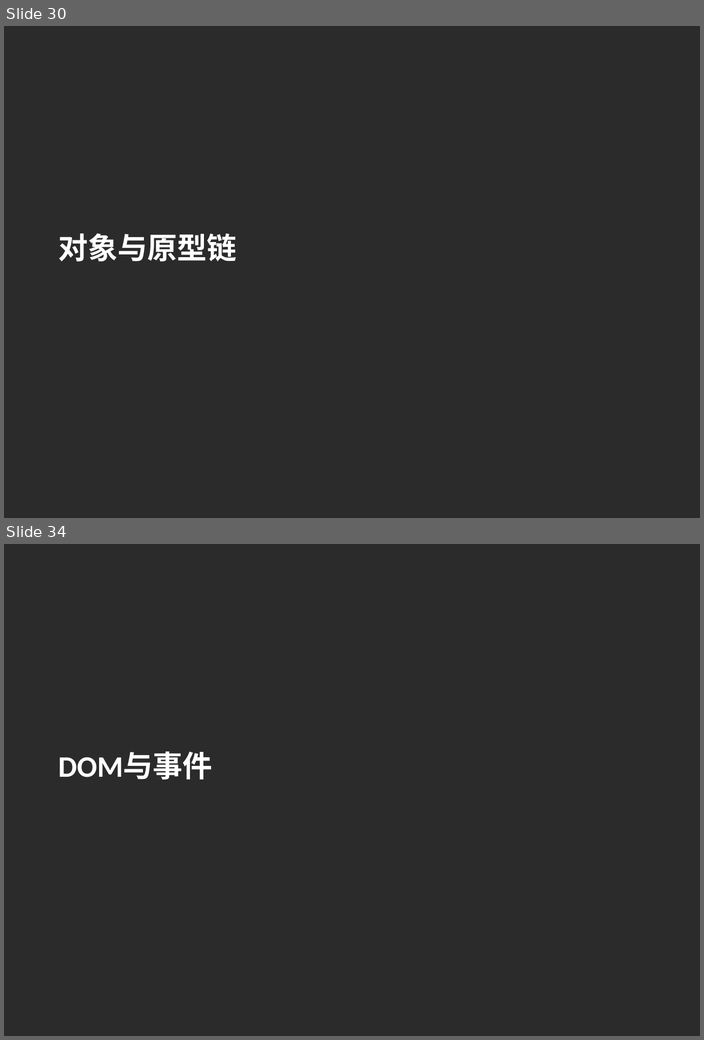
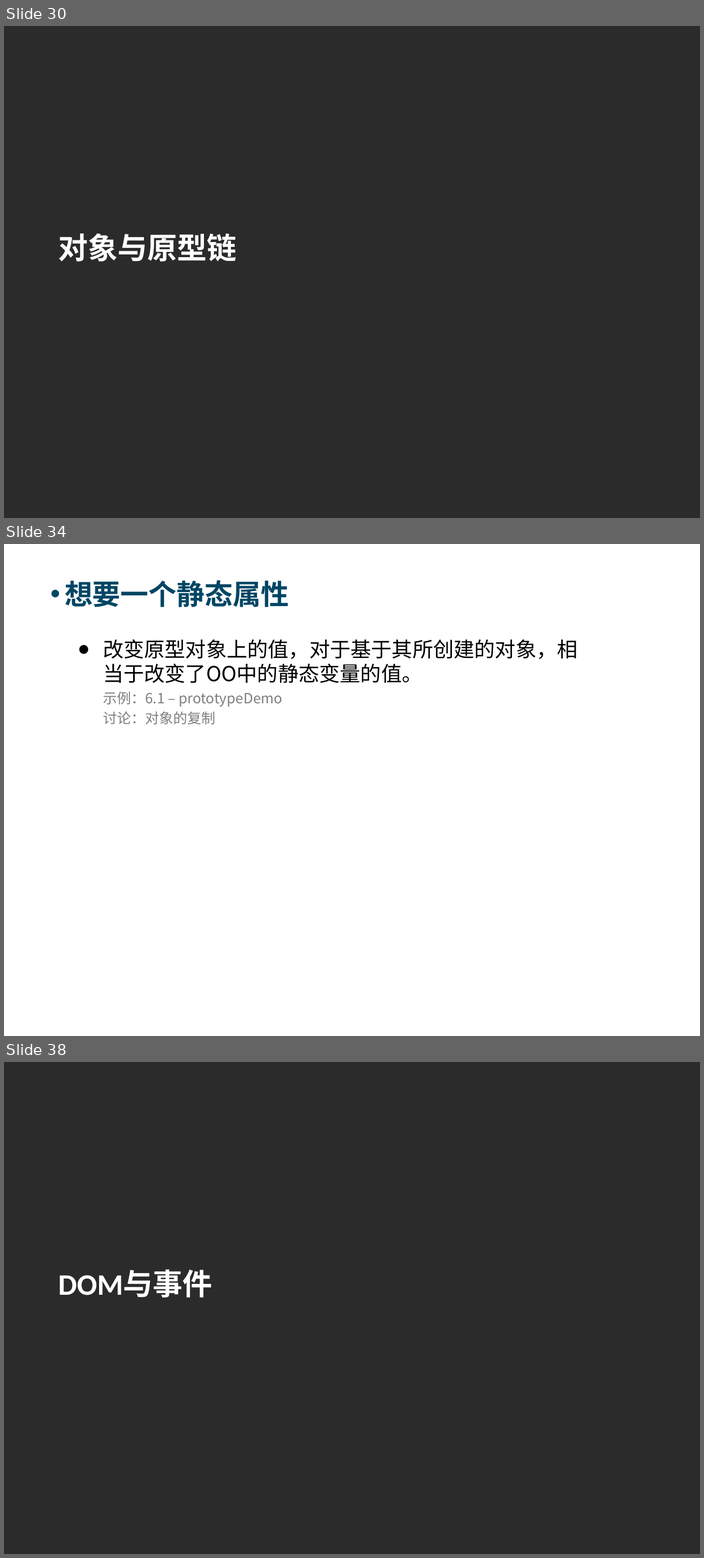
Before and after one commit to Moses824/Train-Javascript-Basic, a slide deck: Train_Javascript_Basic.ppt. Shown one above the other, each under a label of ours: slides 30 and 34 before the commit, slides 30, 34 and 38 after it; the slides between them are not shown. The pictures are 704x1040 and 704x1558 pixels, drawn with LibreOffice and Linux fonts; fonts in the diff are those of the drawing; background and template pictures are left out; a plain dark background stands for a picture behind light text. Boxes give left, top, right and bottom in pixels: in the first picture for what was removed or moved away, otherwise in the second. Text is boxed around its words. In the diff, an @@ line names an element or a change of style, - is before the commit and + after.

```diff
--- a/Train_Javascript_Basic.ppt
+++ b/Train_Javascript_Basic.ppt
@@ slide 34 added at <box>4,544,700,1036</box>, background picture (left out) @@
@@ text added at <box>64,580,289,607</box>, 34 pt, text #004664, bold @@
+• 想要一个静态属性
@@ text added at <box>103,639,577,724</box>, 25 pt, text #000000 @@
+● 改变原型对象上的值，对于基于其所创建的对象，相当于改变了OO中的静态变量的值。
+示例：6.1 – prototypeDemo
+讨论：对象的复制
@@ what was slide 34 is now slide 38 @@
```
Also in this commit, not shown: 2 slides changed, 4 other slides added, 1 slide removed, 1 other file.
